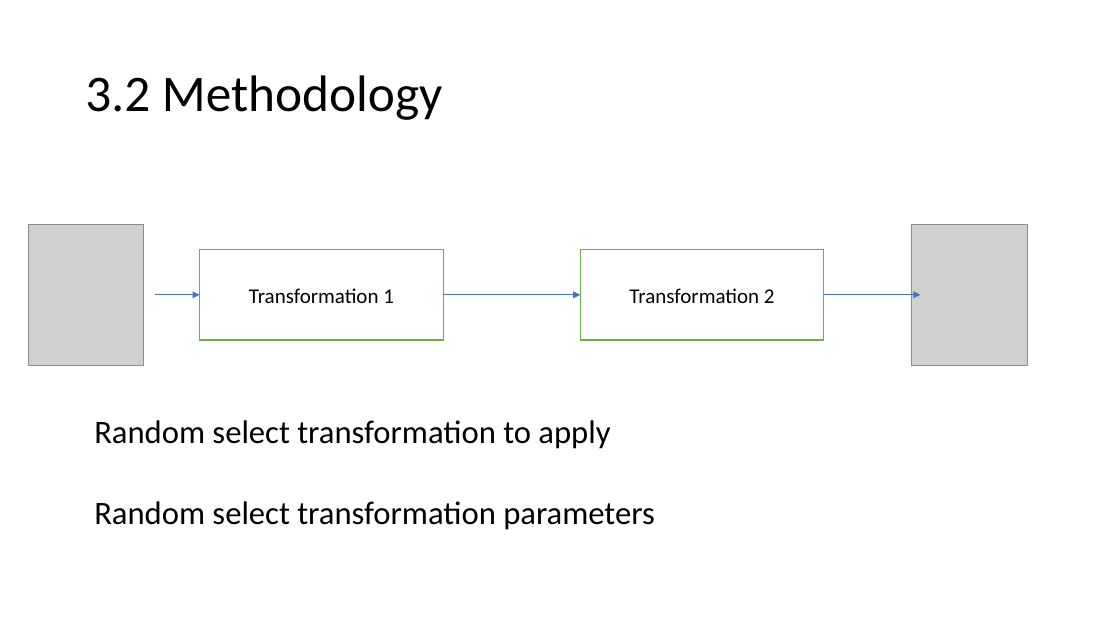
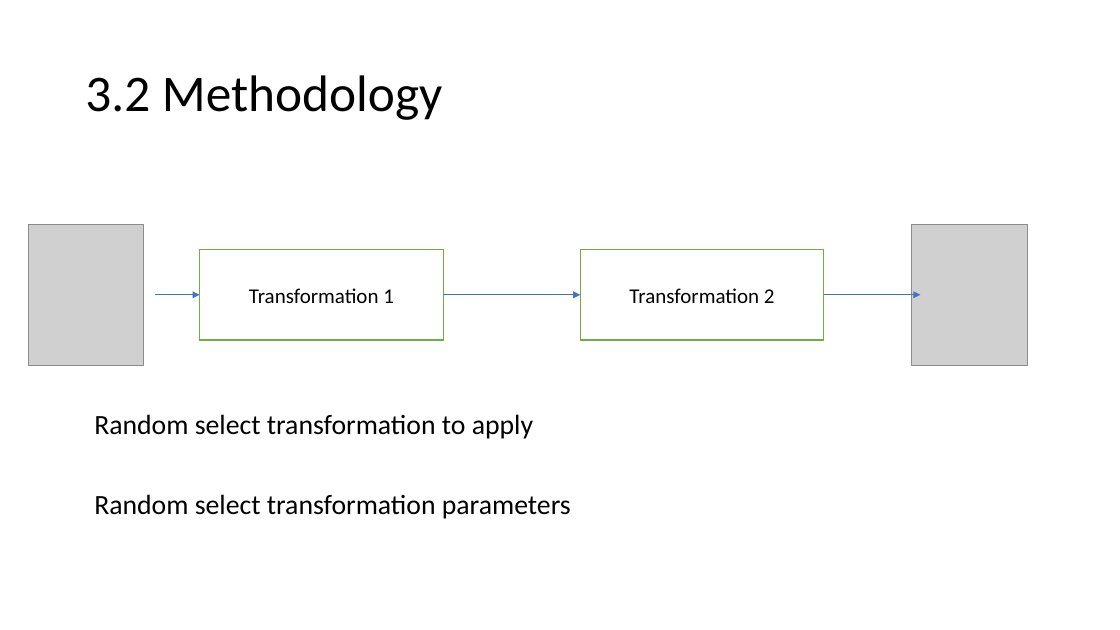
Before and after one commit to nghng/Emotion-Classification, a slide deck: slide 21 of Speech Emotion Recognition.pptx. Drawn at 1120x630 pixels with LibreOffice and Linux fonts; fonts in the diff are those of the drawing; grey boxes stand for pictures; background and template pictures are left out. Boxes give left, top, right and bottom in pixels: in the first picture for what was removed or moved away, otherwise in the second. Text is boxed around its words. In the diff, an @@ line names an element or a change of style, - is before the commit and + after.

```diff
--- a/Speech Emotion Recognition.pptx
+++ b/Speech Emotion Recognition.pptx
@@ text "Random select transformation to apply" at (94, 414, 533, 439): size 28 to 23.8 pt; line spacing 0.9 to 0.7 @@
@@ text "Random select transformation parameters" at (94, 494, 571, 519): size 28 to 23.8 pt; line spacing 0.9 to 0.7 @@
```
Also in this commit, not shown: 3 other slides changed, 6 slides added, 5 other files.
